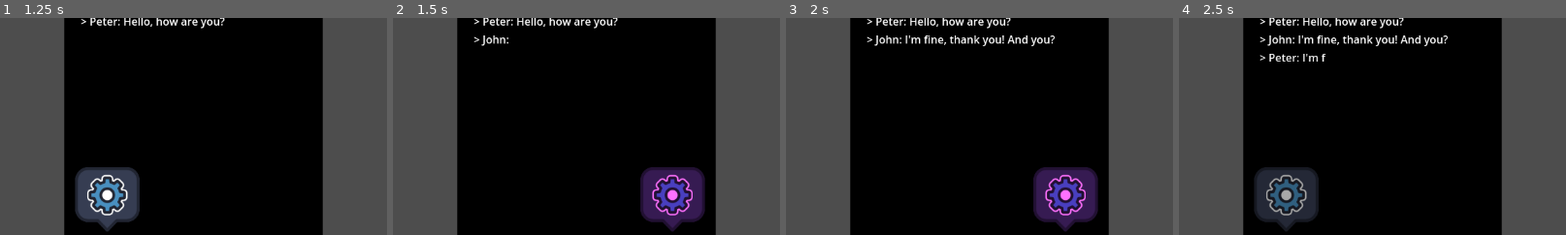
Above: before the commit, frames 1-4 (left to right).
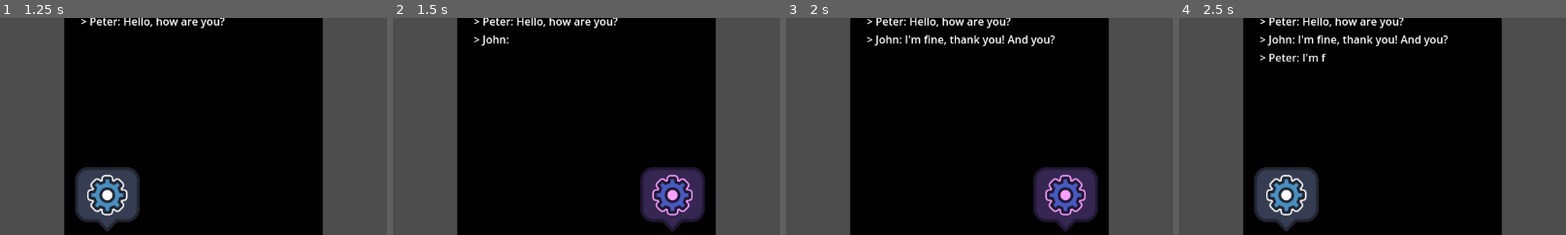
Above: after the commit, the same moments.

Repository: Rubonnek/dialogue-engine
Game: Godot game, scene res://demos/9. complex dialogue/complex_dialogue.tscn
The game is run twice, just before and just after one commit, with the same random seed, the same clock (stepped at 60 frames per second) and the same inputs. This scene is started directly instead of the project's main scene.
Inputs (mouse positions are % of the whole screen's width and height, from its top left):
- Up to frame 1 (1.25 s): tap Enter (ui_accept) at 0.5, 0.77 s; move the mouse to (72, 45) at 0.52 s; click (72, 45) at 0.67 s
- Up to frame 2 (1.5 s): tap Enter (ui_accept) at 1.25 s; move the mouse to (30, 55) at 1.27 s; click (30, 55) at 1.42 s
- Up to frame 3 (2 s): tap Enter (ui_accept) at 1.52 s
- Up to frame 4 (2.5 s): tap Enter (ui_accept) at 2 s; move the mouse to (60, 28) at 2.02 s; click (60, 28) at 2.17 s
The pictures show only the part of the screen within x 25-75%, y 28-78%; the shares and areas given below are measured in that part.

Frame 1 is identical in both runs. In frame 2, 0.8% of the frame differs, in the area x 66-78%, y 72-92%; in frame 3, 0.8%; in frame 4, 3.0%, in the area x 20-36%, y 70-97%.

Commit message:
Clean up demo 9

Diff:
--- a/demos/9. complex dialogue/complex_dialogue.gd
+++ b/demos/9. complex dialogue/complex_dialogue.gd
@@ -4,11 +4,13 @@
 @export var dialogue_gdscript : GDScript = null
 var dialogue_engine : DialogueEngine = null
 
-@onready var animator: AnimationPlayer = $Animator
-@onready var vbox: VBoxContainer = $Center/Box/Margin/VBox/VBox
-@onready var peter: TextureRect = $Center/Box/Margin/VBox/Peter
-@onready var john: TextureRect = $Center/Box/Margin/VBox/John
+@onready var animator : AnimationPlayer = $Animator
+@onready var vbox : VBoxContainer = $Center/Box/Margin/VBox/VBox
+@onready var peter : TextureRect = $Center/Box/Margin/VBox/Peter
+@onready var john : TextureRect = $Center/Box/Margin/VBox/John
+@onready var audio_player : AudioStreamPlayer = $AudioStreamPlayer
 
+var beep : PackedVector2Array = []
 
 func _ready() -> void:
 	dialogue_engine = dialogue_gdscript.new()
@@ -17,6 +19,18 @@
 	dialogue_engine.dialogue_finished.connect(__on_dialogue_finished)
 	dialogue_engine.dialogue_cancelled.connect(__on_dialogue_cancelled)
 
+	# Generate a beep to use when displaying the characters
+	var audio_frame_being_filled : int = 2730
+	var total_audio_frames_to_fill : int = audio_frame_being_filled
+	var beep_softener_ratio : float = 0.05
+	var sample_hz : float = 22050.0 # Keep the number of samples to mix low, GDScript is not super fast.
+	var pulse_hz : float = 440.0
+	var phase : float = 0.0
+	var increment : float = pulse_hz / sample_hz
+	while audio_frame_being_filled > 0:
+		var _ignore : bool = beep.push_back(Vector2.ONE * beep_softener_ratio * sin(phase * TAU) * audio_frame_being_filled/total_audio_frames_to_fill)
+		phase = fmod(phase + increment, 1.0)
+		audio_frame_being_filled -= 1
 
 
 func _input(p_input_event : InputEvent) -> void:
@@ -84,11 +98,6 @@
 	print("Animation started:", p_animation_name)
 
 
-func __on_animation_finished(p_animation_name : StringName, p_post_dialogue_callback : Callable) -> void:
-	if p_animation_name == &"demo/dialogue":
-		p_post_dialogue_callback.call()
-
-
 # Utility function to animate the text at a constant speed
 func create_visible_characters_animation_per_character(p_text : String, p_time_per_character : float, p_instant_first_character : bool = false, p_time_whitespace : bool = false)  -> Animation:
 	# Do initial calculations
@@ -102,13 +111,6 @@
 	var track_index : int = animation.add_track(Animation.TYPE_VALUE)
 	animation.track_set_path(track_index, ".:visible_characters")
 	animation.track_set_interpolation_type(track_index, Animation.INTERPOLATION_LINEAR)
-	# Simple portrait animation keys
-	var peter_track_index : int = animation.add_track(Animation.TYPE_VALUE)
-	animation.track_set_path(peter_track_index, "../../Peter:self_modulate")
-	animation.track_set_interpolation_type(peter_track_index, Animation.INTERPOLATION_NEAREST)
-	var john_track_index : int = animation.add_track(Animation.TYPE_VALUE)
-	animation.track_set_path(john_track_index, "../../John:self_modulate")
-	animation.track_set_interpolation_type(john_track_index, Animation.INTERPOLATION_NEAREST)
 	var sound_track_index : int = animation.add_track(Animation.TYPE_METHOD)
 	# The path provided here points to the root node (i.e. ComplexDialogue node)
 	animation.track_set_path(sound_track_index, "../../../../../..")
@@ -118,8 +120,6 @@
 	var total_visible_characters : int = 0
 	var whitespace_time_offset : float = 0.0
 	animation.track_insert_key(track_index, total_time, 0)
-	animation.track_insert_key(peter_track_index, total_time, Color.WHITE)
-	animation.track_insert_key(john_track_index, total_time, Color.WHITE)
 	var total_animation_length : float = 0.0
 	for character : String in p_text:
 		total_time += p_time_per_character
@@ -129,14 +129,10 @@
 			continue
 		total_animation_length = total_time - whitespace_time_offset
 		animation.track_insert_key(track_index, total_animation_length, total_visible_characters)
-		# Simple portrait animation
-		var should_blink : bool = total_visible_characters % 2 == 0 and total_visible_characters < p_text.length() - 1
-		animation.track_insert_key(peter_track_index, total_animation_length, Color.DARK_GRAY if should_blink else Color.WHITE)
-		animation.track_insert_key(john_track_index, total_animation_length, Color.DARK_GRAY if should_blink else Color.WHITE)
-		# The sounds can be directly added here in the animation or in the function (called by the animation)
-		if should_blink:
+		# Simple sound animation:
+		var should_play : bool = total_visible_characters % 3 == 0 and total_visible_characters < p_text.length() - 1
+		if should_play:
 			animation.track_insert_key(sound_track_index, total_animation_length, {"method": "__play_sound", "args": []})
-
 	animation.set_length(total_animation_length)
 
 	if p_instant_first_character:
@@ -150,5 +146,16 @@
 
 
 func __play_sound() -> void:
-	# Play dialogue sound here
-	print("sound played")
+	# Create the audio stream dynamically
+	var audio_stream : AudioStreamGenerator = AudioStreamGenerator.new()
+	const mix_rate : float = 22050.0
+	audio_stream.set_mix_rate(mix_rate)
+	audio_player.set_stream(audio_stream)
+
+
+	# Fill in the playback audio frames:
+	audio_player.play()
+	var playback : AudioStreamGeneratorPlayback = audio_player.get_stream_playback()
+	var total_available_frames : int = playback.get_frames_available()
+	var _success : bool = playback.push_buffer(beep)
+	var _frames_filled : int = total_available_frames - playback.get_frames_available()
--- a/demos/9. complex dialogue/complex_dialogue.tscn
+++ b/demos/9. complex dialogue/complex_dialogue.tscn
@@ -72,7 +72,7 @@
 
 [node name="John" type="TextureRect" parent="Center/Box/Margin/VBox"]
 visible = false
-modulate = Color(1, 0.443137, 1, 1)
+modulate = Color(0.980392, 0.631373, 1, 1)
 custom_minimum_size = Vector2(96, 96)
 layout_mode = 2
 size_flags_horizontal = 8
@@ -80,3 +80,5 @@
 expand_mode = 1
 
 [node name="Animator" type="AnimationPlayer" parent="."]
+
+[node name="AudioStreamPlayer" type="AudioStreamPlayer" parent="."]
